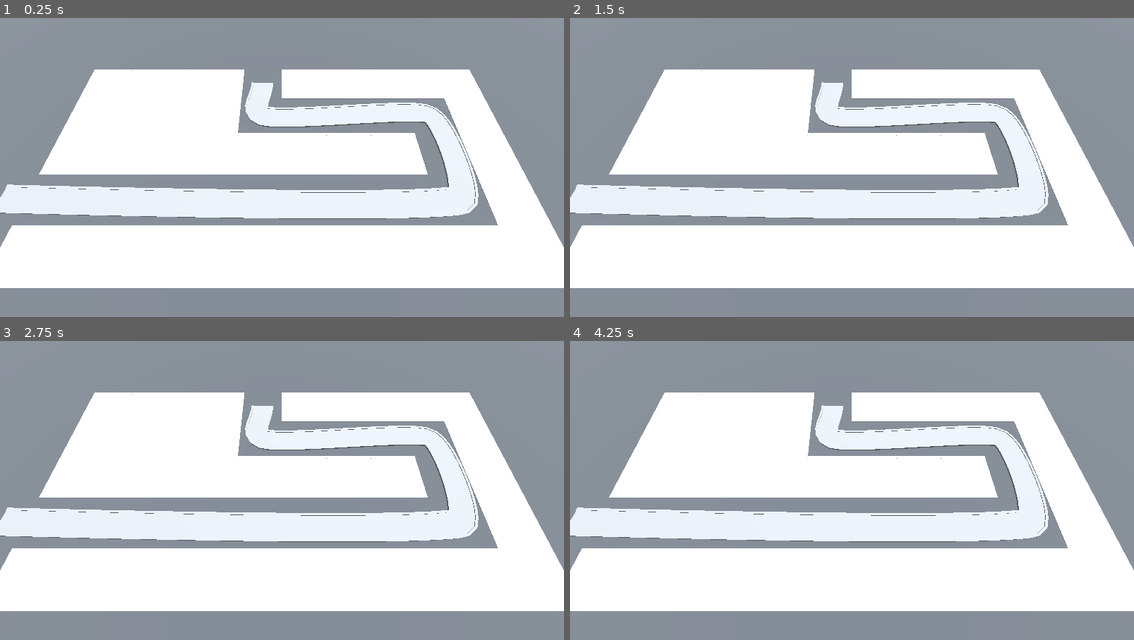
Above: before the commit, frames 1-4 (two rows, left to right).
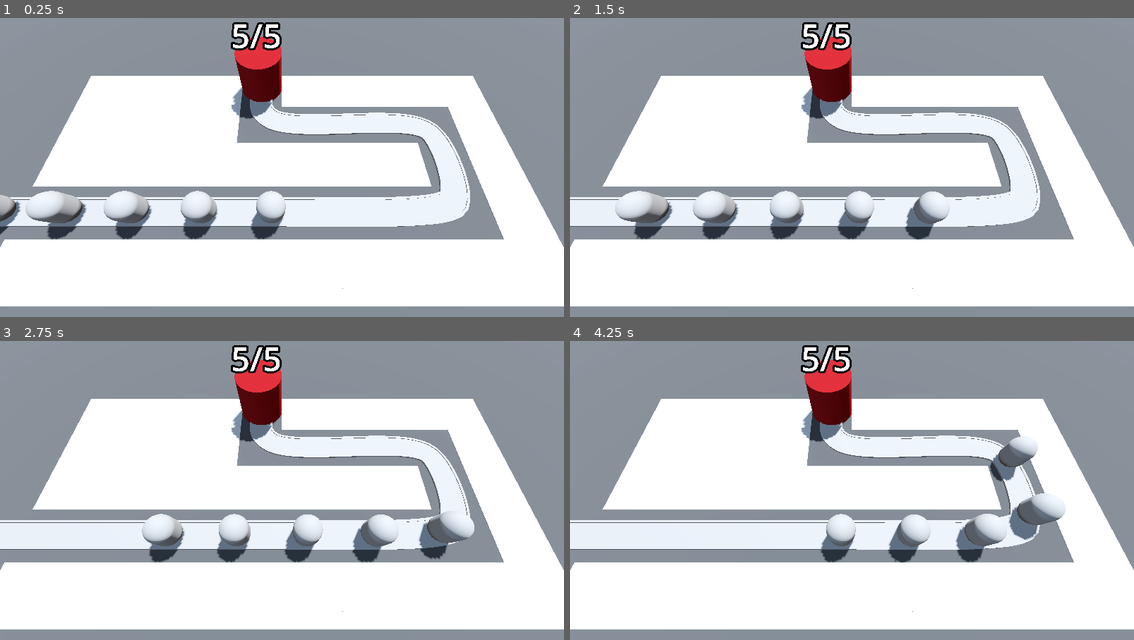
Above: after the commit, the same moments.

Repository: brianlove/Udemy-Godot-Barbarian-Blaster
Game: Godot game, scene res://BaseLevel.tscn
Same seed, same stepped clock (60 frames per second), same inputs: the game is played once before the commit and once after it.
Inputs:
- Up to frame 1 (0.25 s): no input
- Up to frame 2 (1.5 s): no input
- Up to frame 3 (2.75 s): no input
- Up to frame 4 (4.25 s): no input

The runs differ from the first frame. In frame 1, 26% of the frame differs, in the area x 0-100%, y 1-97%; in frame 2, 26%; in frame 3, 26%; in frame 4, 27%.

Commit message:
Add enemies, health, and damage
Work through lesson 41

Diff:
--- /dev/null
+++ b/Base/Base.gd
@@ -0,0 +1,28 @@
+extends Node3D
+
+@export var max_health: int = 5
+
+@onready var health_label: Label3D = $HealthLabel
+
+var current_health: int:
+	set(new_health):
+		current_health = new_health
+		health_label.text = "{curr}/{max}".format({"curr": current_health, "max": max_health})
+		var health_frac = float(current_health-1) / (max_health-1)
+		print("healthfrac:", health_frac)
+		health_label.modulate = Color.RED.lerp(Color.WHITE, health_frac)
+		print("health updated:", current_health)
+		if current_health < 1:
+			get_tree().reload_current_scene()
+	get:
+		return current_health
+
+
+# Called when the node enters the scene tree for the first time.
+func _ready() -> void:
+	current_health = max_health
+
+
+func take_damage(damage: int = 1) -> void:
+	print("damage dealt")
+	current_health -= damage
--- /dev/null
+++ b/Base/Base.tscn
@@ -0,0 +1,24 @@
+[gd_scene load_steps=3 format=3 uid="uid://bfnxrwwcjrghy"]
+
+[ext_resource type="Script" path="res://Base/Base.gd" id="1_ap6bm"]
+
+[sub_resource type="StandardMaterial3D" id="StandardMaterial3D_31ulc"]
+albedo_color = Color(0.537255, 0, 0.0431373, 1)
+
+[node name="Base" type="Node3D" groups=["base"]]
+transform = Transform3D(1, 0, 0, 0, 1, 0, 0, 0, 1, -2, 0, -6)
+script = ExtResource("1_ap6bm")
+
+[node name="CSGCylinder3D" type="CSGCylinder3D" parent="."]
+transform = Transform3D(1, 0, 0, 0, 1, 0, 0, 0, 1, 0, 2, 0)
+radius = 2.0
+height = 4.0
+sides = 32
+material = SubResource("StandardMaterial3D_31ulc")
+
+[node name="HealthLabel" type="Label3D" parent="."]
+transform = Transform3D(1, 0, 0, 0, 1, 0, 0, 0, 1, 0, 5.5, 0)
+billboard = 1
+text = "Health"
+font_size = 512
+outline_size = 127
--- a/BaseLevel.tscn
+++ b/BaseLevel.tscn
@@ -1,6 +1,8 @@
-[gd_scene load_steps=7 format=3 uid="uid://cuoihqtto6s0k"]
+[gd_scene load_steps=9 format=3 uid="uid://cuoihqtto6s0k"]
 
 [ext_resource type="MeshLibrary" uid="uid://pbwdfbiwo5i5" path="res://MeshLibraries/SpaceLibrary.tres" id="1_cygfn"]
+[ext_resource type="PackedScene" uid="uid://cqr2sy0fxadp2" path="res://Enemy/Enemy.tscn" id="2_qvx01"]
+[ext_resource type="PackedScene" uid="uid://bfnxrwwcjrghy" path="res://Base/Base.tscn" id="3_0mcqb"]
 
 [sub_resource type="ProceduralSkyMaterial" id="ProceduralSkyMaterial_e6q3r"]
 sky_horizon_color = Color(0.64625, 0.65575, 0.67075, 1)
@@ -20,10 +22,10 @@
 
 [sub_resource type="Curve3D" id="Curve3D_5rtbn"]
 _data = {
-"points": PackedVector3Array(0, 0, 0, 0, 0, 0, -22, 0, 6, -1, 0, 1, 1, 0, -1, 14, 0, 6, 1, 0, 1, -1, 0, -1, 14, 0, -2, 1, 0, 1, -1, 0, -1, -2, 0, -2, 0, 0, 2, 0, 0, 0, -2, 0, -6),
-"tilts": PackedFloat32Array(0, 0, 0, 0, 0)
+"points": PackedVector3Array(0, 0, 0, 0, 0, 0, -22, 0, 6, -2, 0, 0, 6, 0, 0, 0, 0, 6, -1, 0, 1, 1, 0, -1, 13.25, 0, 5.25, 1, 0, 1, -2, 0, -2, 13.25, 0, -1.25, 2, 0, 2, -1, 0, -1, -1.25, 0, -2.75, 0, 0, 2, 0, 0, 0, -2, 0, -6),
+"tilts": PackedFloat32Array(0, 0, 0, 0, 0, 0)
 }
-point_count = 5
+point_count = 6
 
 [node name="BaseLevel" type="Node3D"]
 
@@ -40,7 +42,7 @@
 material = SubResource("StandardMaterial3D_tqpdq")
 
 [node name="Camera3D" type="Camera3D" parent="."]
-transform = Transform3D(1, 0, 0, 0, 0.422618, 0.906308, 0, -0.906308, 0.422618, 0, 16, 10)
+transform = Transform3D(1, 0, 0, 0, 0.422618, 0.906308, 0, -0.906308, 0.422618, 0, 16, 9)
 
 [node name="GridMap" type="GridMap" parent="."]
 mesh_library = ExtResource("1_cygfn")
@@ -91,3 +93,25 @@
 path_continuous_u = true
 path_u_distance = 1.0
 path_joined = false
+
+[node name="Enemy" parent="Path3D" instance=ExtResource("2_qvx01")]
+transform = Transform3D(-4.3711e-08, 0, -0.999991, 0, 1, 0, 0.999991, 0, -4.3711e-08, -22, 0, 6)
+
+[node name="Enemy2" parent="Path3D" instance=ExtResource("2_qvx01")]
+transform = Transform3D(-4.3711e-08, 0, -0.999991, 0, 1, 0, 0.999991, 0, -4.3711e-08, -17, 0, 6)
+progress = 5.0
+
+[node name="Enemy3" parent="Path3D" instance=ExtResource("2_qvx01")]
+transform = Transform3D(-4.3711e-08, 0, -0.999991, 0, 1, 0, 0.999991, 0, -4.3711e-08, -12, 0, 6)
+progress = 10.0
+
+[node name="Enemy4" parent="Path3D" instance=ExtResource("2_qvx01")]
+transform = Transform3D(-4.3711e-08, 0, -0.999991, 0, 1, 0, 0.999991, 0, -4.3711e-08, -6.99997, 0, 6)
+progress = 15.0
+
+[node name="Enemy5" parent="Path3D" instance=ExtResource("2_qvx01")]
+transform = Transform3D(-4.3711e-08, 0, -0.999991, 0, 1, 0, 0.999991, 0, -4.3711e-08, -1.99955, 0, 6)
+progress = 20.0
+
+[node name="Base" parent="." instance=ExtResource("3_0mcqb")]
+transform = Transform3D(1, 0, 0, 0, 1, 0, 0, 0, 1, -2, 0, -6.5)
--- /dev/null
+++ b/Enemy/Enemy.gd
@@ -0,0 +1,17 @@
+extends PathFollow3D
+
+@export var speed: float = 5
+
+@onready var base = get_tree().get_first_node_in_group("base")
+
+# Called when the node enters the scene tree for the first time.
+func _ready() -> void:
+	pass # Replace with function body.
+
+
+# Called every frame. 'delta' is the elapsed time since the previous frame.
+func _process(delta: float) -> void:
+	progress += delta * speed
+	if progress_ratio == 1:
+		base.take_damage()
+		set_process(false)
--- /dev/null
+++ b/Enemy/Enemy.tscn
@@ -0,0 +1,16 @@
+[gd_scene load_steps=3 format=3 uid="uid://cqr2sy0fxadp2"]
+
+[ext_resource type="Script" path="res://Enemy/Enemy.gd" id="1_u01rr"]
+
+[sub_resource type="CapsuleMesh" id="CapsuleMesh_b8qv5"]
+radius = 1.0
+height = 3.0
+
+[node name="Enemy" type="PathFollow3D"]
+transform = Transform3D(-4.3711e-08, 0, -0.999991, 0, 1, 0, 0.999991, 0, -4.3711e-08, 0, 0, 0)
+loop = false
+script = ExtResource("1_u01rr")
+
+[node name="MeshInstance3D" type="MeshInstance3D" parent="."]
+transform = Transform3D(1, 0, 0, 0, 1, 0, 0, 0, 1, 0, 1.5, 0)
+mesh = SubResource("CapsuleMesh_b8qv5")
Not shown: 4 places in MeshLibraries/SpaceLibrary.tres that only renumber resources
